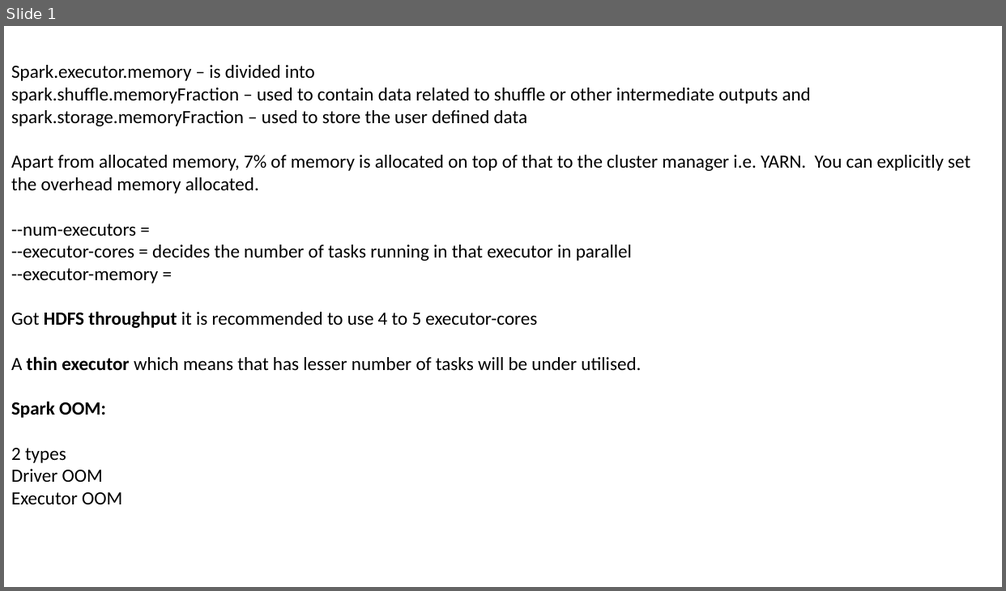
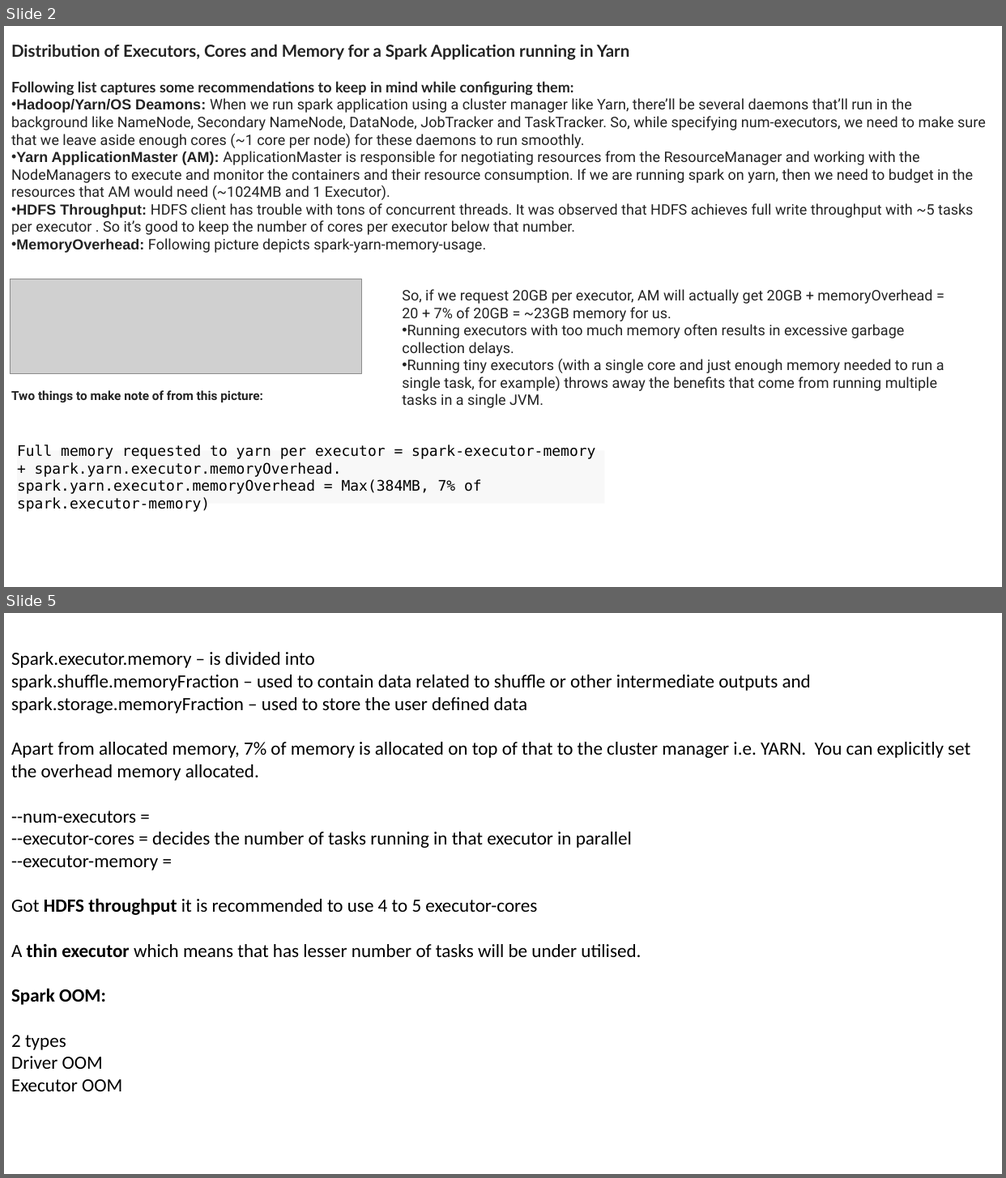
Before and after one commit to samRddhimat/onlinefiles, a slide deck: Spark Memory Tips.pptx. Shown one above the other, each under a label of ours: slide 1 before the commit, slides 2 and 5 after it; the slides between them are not shown. The pictures are 1006x591 and 1006x1178 pixels, drawn with LibreOffice and Linux fonts; fonts in the diff are those of the drawing; grey boxes stand for pictures. Boxes give left, top, right and bottom in pixels: in the first picture for what was removed or moved away, otherwise in the second. Text is boxed around its words. In the diff, an @@ line names an element or a change of style, - is before the commit and + after.

```diff
--- a/Spark Memory Tips.pptx
+++ b/Spark Memory Tips.pptx
@@ slide 2 added at bbox=[4, 26, 1002, 587], background #FFFFFF @@
@@ text added at bbox=[11, 44, 986, 253], 14 pt, text #232323 @@
+Distribution of Executors, Cores and Memory for a Spark Application running in Yarn
+Following list captures some recommendations to keep in mind while configuring them:
+• Hadoop/Yarn/OS Deamons: When we run spark application using a cluster manager like Yarn, there’ll be several daemons that’ll run in the background like NameNode, Secondary NameNode, DataNode, JobTracker and TaskTracker. So, while specifying num-executors, we need to make sure that we leave aside enough cores (~1 core per node) for these daemons to run smoothly.
+• Yarn ApplicationMaster (AM): ApplicationMaster is responsible for negotiating resources from the ResourceManager and working with the NodeManagers to execute and monitor the containers and their resource consumption. If we are running spark on yarn, then we need to budget in the resources that AM would need (~1024MB and 1 Executor).
+• HDFS Throughput: HDFS client has trouble with tons of concurrent threads. It was observed that HDFS achieves full write throughput with ~5 tasks per executor . So it’s good to keep the number of cores per executor below that number.
+• MemoryOverhead: Following picture depicts spark-yarn-memory-usage.
@@ picture added at bbox=[10, 279, 362, 374] @@
@@ text added at bbox=[402, 289, 944, 408], 14 pt, text #232323 @@
+So, if we request 20GB per executor, AM will actually get 20GB + memoryOverhead = 20 + 7% of 20GB = ~23GB memory for us.
+• Running executors with too much memory often results in excessive garbage collection delays.
+• Running tiny executors (with a single core and just enough memory needed to run a single task, for example) throws away the benefits that come from running multiple tasks in a single JVM.
@@ text added at bbox=[11, 390, 263, 403], 12 pt, text #232323, bold @@
+Two things to make note of from this picture:
@@ rectangle added at bbox=[17, 450, 604, 504], fill #F8F8F8, 14 pt, text #000000 @@
+Full memory requested to yarn per executor = spark-executor-memory + spark.yarn.executor.memoryOverhead. spark.yarn.executor.memoryOverhead = Max(384MB, 7% of spark.executor-memory)
@@ what was slide 1 is now slide 5 @@
```
Also in this commit, not shown: 3 slides changed, 3 other slides added.
